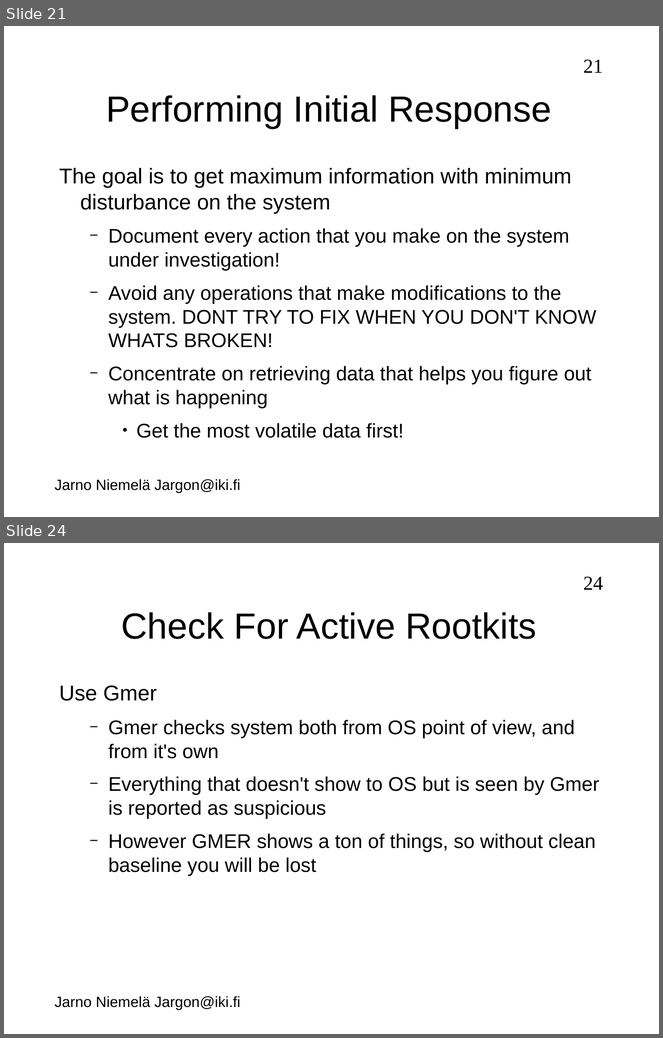
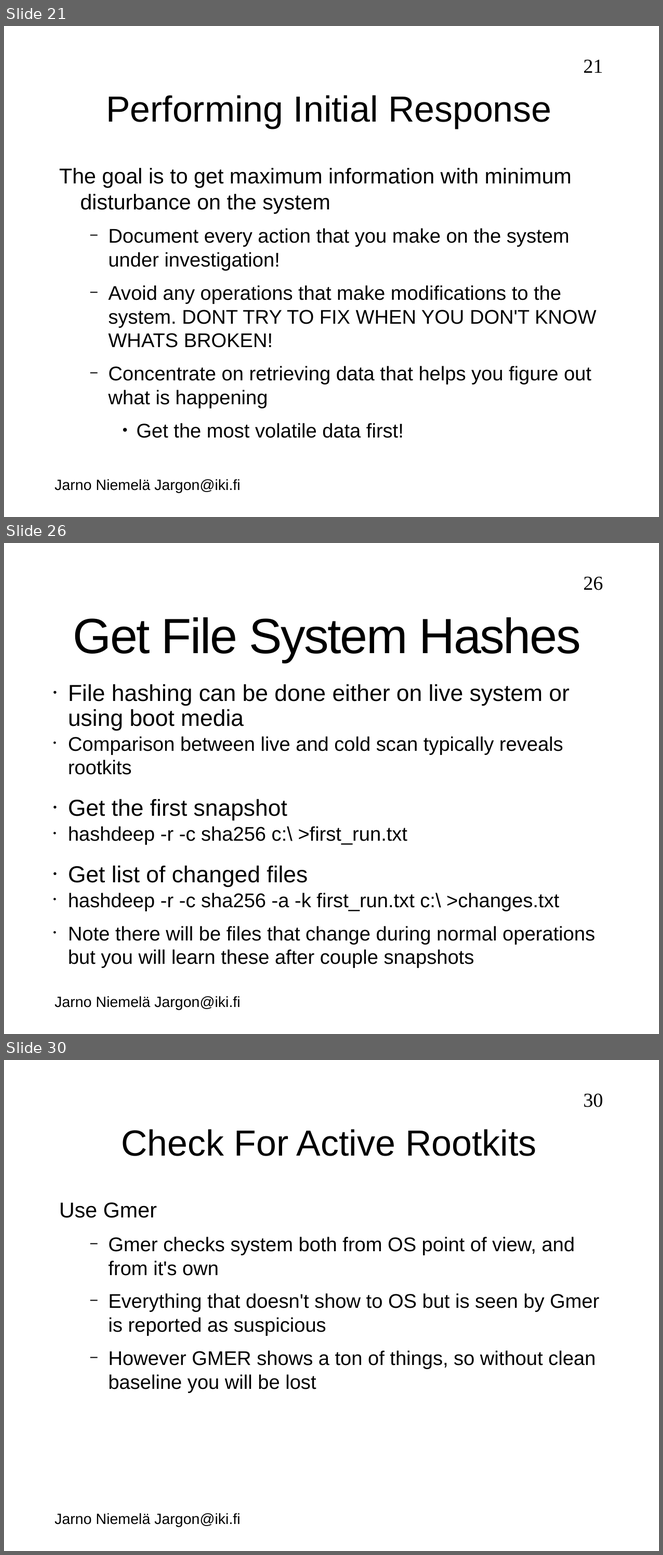
Before and after one commit to jarno-niemela/corporate_cyber_defence, a slide deck: Incident Response/IncidentResponse.odp. Shown one above the other, each under a label of ours: slides 21 and 24 before the commit, slides 21, 26 and 30 after it; the slides between them are not shown. The pictures are 663x1038 and 663x1555 pixels, drawn with LibreOffice and Linux fonts; fonts in the diff are those of the drawing; background and template pictures are left out. Boxes give left, top, right and bottom in pixels: in the first picture for what was removed or moved away, otherwise in the second. Text is boxed around its words. In the diff, an @@ line names an element or a change of style, - is before the commit and + after.

```diff
--- a/Incident Response/IncidentResponse.odp
+++ b/Incident Response/IncidentResponse.odp
@@ slide 26 added at (x1=4, y1=543, x2=659, y2=1034), background #FFFFFF; not listed: 2 template elements that a slide beside it also shows @@
@@ title added at (x1=73, y1=617, x2=581, y2=662), 60 pt, text #000000 @@
+Get File System Hashes
@@ text added at (x1=68, y1=684, x2=595, y2=968), 24 pt, text #000000 @@
+• File hashing can be done either on live system or using boot media
+• Comparison between live and cold scan typically reveals rootkits
+• Get the first snapshot
+• hashdeep -r -c sha256 c:\ >first_run.txt
+• Get list of changed files
+• hashdeep -r -c sha256 -a -k first_run.txt c:\ >changes.txt
+• Note there will be files that change during normal operations but you will learn these after couple snapshots
@@ what was slide 24 is now slide 30 @@
@@ page number at (x1=583, y1=1093, x2=603, y2=1107): text changed @@
-24
+30
```
Also in this commit, not shown: 4 slides changed, 5 other slides added.
